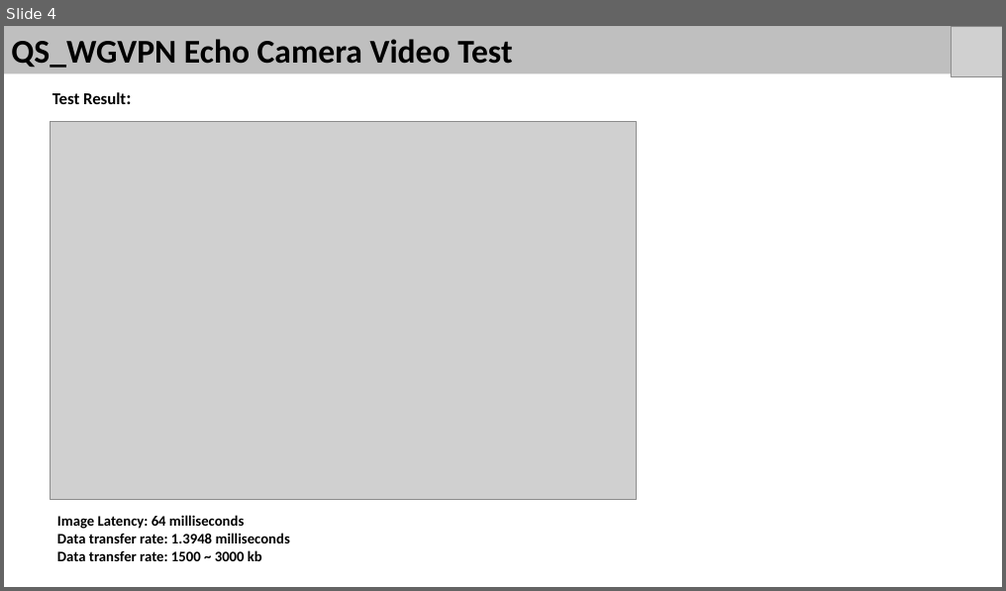
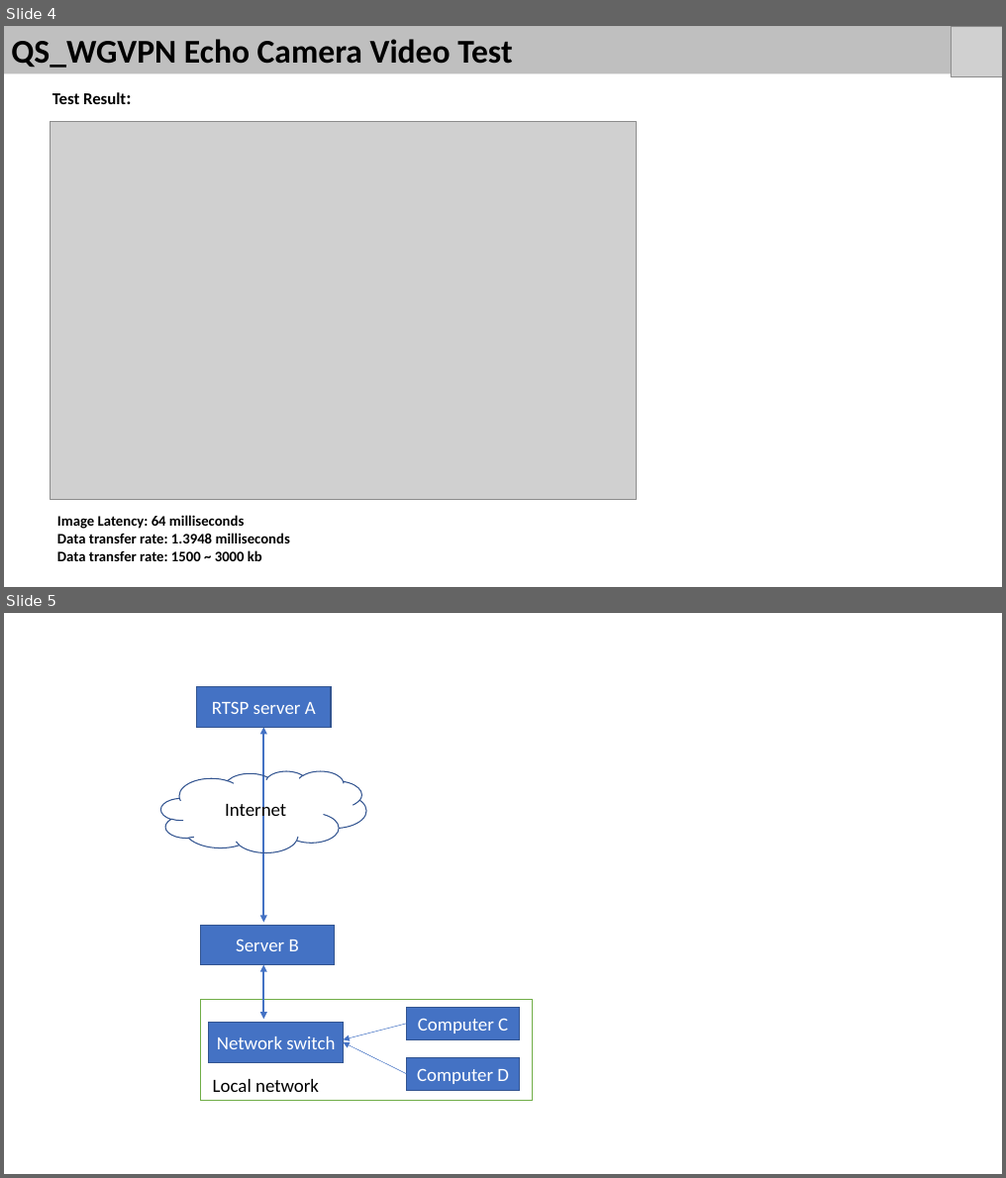
Before and after one commit to LiuYuancheng/VideoTestPrograms, a slide deck: doc/camEcho.pptx. Shown one above the other, each under a label of ours: slide 4 before the commit, slides 4 and 5 after it. The pictures are 1006x591 and 1006x1178 pixels, drawn with LibreOffice and Linux fonts; fonts in the diff are those of the drawing; grey boxes stand for pictures. Boxes give left, top, right and bottom in pixels: in the first picture for what was removed or moved away, otherwise in the second. Text is boxed around its words. In the diff, an @@ line names an element or a change of style, - is before the commit and + after.

Commit message:
Added the rtsp forward diagram.

```diff
--- a/doc/camEcho.pptx
+++ b/doc/camEcho.pptx
@@ slide 5 added at bbox=[4, 613, 1002, 1174], background #FFFFFF @@
@@ rectangle added at bbox=[196, 687, 331, 728], fill #4472C4, outline #325491 1 pt, 18 pt, text #FFFFFF @@
+RTSP server A
@@ double arrow added from (263, 727) to (263, 922), #4472C4 2.25 pt @@
@@ cloud added at bbox=[161, 771, 366, 853], outline #325491 1 pt @@
@@ text added at bbox=[225, 800, 286, 821], 18 pt, text #000000 @@
+Internet
@@ rectangle added at bbox=[200, 925, 334, 965], fill #4472C4, outline #325491 1 pt, 18 pt, text #FFFFFF @@
+Server B
@@ double arrow added from (263, 964) to (263, 1020), #4472C4 2.25 pt @@
@@ rectangle added at bbox=[200, 999, 533, 1100], fill #FFFFFF, outline #70AD47 1 pt @@
@@ rectangle added at bbox=[209, 1023, 344, 1062], fill #4472C4, outline #325491 1 pt, 18 pt, text #FFFFFF @@
+Network switch
@@ arrow added from (407, 1024) to (344, 1041), #4472C4 0.5 pt @@
@@ rectangle added at bbox=[407, 1008, 520, 1041], fill #4472C4, outline #325491 1 pt, 18 pt, text #FFFFFF @@
+Computer C
@@ arrow added from (407, 1074) to (344, 1043), #4472C4 0.5 pt @@
@@ rectangle added at bbox=[407, 1058, 520, 1090], fill #4472C4, outline #325491 1 pt, 18 pt, text #FFFFFF @@
+Computer D
@@ text added at bbox=[213, 1079, 319, 1092], 18 pt, text #000000 @@
+Local network
```
Also in this commit, not shown: 2 other files.
